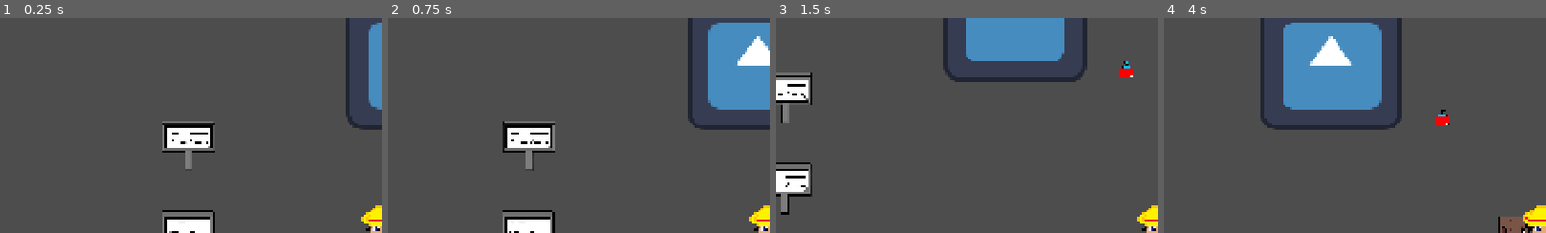
Above: before the commit, frames 1-4 (left to right).
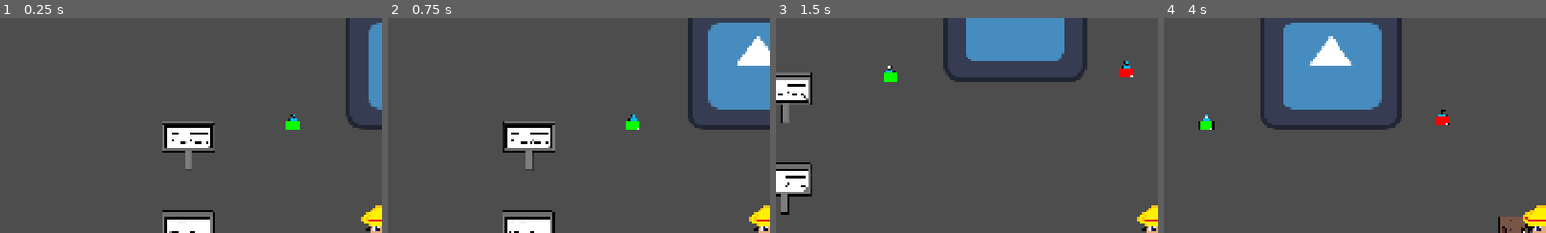
Above: after the commit, the same moments.

Repository: Poridaby/Pori-The-Game
Game: Godot game, scene res://scenes/décor_explo/Inser_ellenon.tscn
Two runs of this game, one before a commit and one after it. Both use one fixed random seed, a clock stepped at 60 frames per second and the inputs below. The engine's default icon, where the game draws it, is replaced by a stand-in: a white triangle on a blue panel in a dark square.
Inputs:
- Up to frame 1 (0.25 s): no input
- Up to frame 2 (0.75 s): tap Enter at 0.5 s; hold D (move_right) from 0.53 s (still down); tap Space (interact) at 0.6 s
- Up to frame 3 (1.5 s): release D (move_right) at 1.28 s; hold S (move_down) from 1.28 s (still down); tap Space (interact) at 1.35 s
- Up to frame 4 (4 s): release S (move_down) at 2.03 s; hold D (move_right) 2.03-2.78 s; tap Space (interact) at 2.1, 2.85, 3.6 s; hold W (move_up) 2.78-3.53 s; hold A (move_left) from 3.53 s (still down)
The pictures show only the part of the screen within x 0-50%, y 0-50%; the shares and areas given below are measured in that part.

The runs differ from the first frame. In frame 1, 0.2% of the frame differs, in the area x 74-79%, y 44-52%; in frame 2, 0.2%; in frame 3, 0.2%; in frame 4, 0.2%, in the area x 9-14%, y 44-52%.

Commit message:
deux items

Diff:
--- a/pori-the-game/scenes/décor_explo/Inser_ellenon.tscn
+++ b/pori-the-game/scenes/décor_explo/Inser_ellenon.tscn
@@ -8,6 +8,7 @@
 [ext_resource type="Resource" uid="uid://c1yqbnap2q4d8" path="res://script/dialog_box_script/dialogues/test_dialogue_2.tres" id="5_pvpg1"]
 [ext_resource type="PackedScene" uid="uid://wghtx6lijqrb" path="res://scenes/enemy_explo/Carotte_maléfique.tscn" id="5_qo2l3"]
 [ext_resource type="PackedScene" uid="uid://stiowdkn63b8" path="res://scenes/décor_explo/inventory_item.tscn" id="8_beao6"]
+[ext_resource type="Texture2D" uid="uid://b22vxog54aqkb" path="res://objet/potion_verte.png" id="8_pvpg1"]
 
 [sub_resource type="SegmentShape2D" id="SegmentShape2D_tbgi4"]
 b = Vector2(1920, 0)
@@ -72,6 +73,12 @@
 [node name="CharacterBody2D2" parent="." unique_id=1377816997 instance=ExtResource("5_qo2l3")]
 position = Vector2(960, 229)
 
+[node name="inventory_item2" parent="." unique_id=293345233 instance=ExtResource("8_beao6")]
+position = Vector2(751, 329)
+item_name = "green potion"
+item_texture = ExtResource("8_pvpg1")
+item_effect = "heal 10 pm"
+
 [node name="inventory_item" parent="." unique_id=1143526456 instance=ExtResource("8_beao6")]
 position = Vector2(1147, 321)
 
--- a/pori-the-game/script/inventory/Inventory.gd
+++ b/pori-the-game/script/inventory/Inventory.gd
@@ -18,7 +18,7 @@
 func add_item(item):
 	for i in range(inventory.size()):
 		# Check si l'item existe dans l'inventaire et matche avec le type et l'effet
-		if inventory[i] != null and inventory[i]["type"] == item["item"] and inventory[i]["effect"] == item["item"]:
+		if inventory[i] != null and inventory[i]["type"] == item["type"] and inventory[i]["effect"] == item["type"]:
 			inventory[i]["quantity"] += item["quantity"]
 			inventory_updated.emit()
 			return true
Binary file added: pori-the-game/objet/potion_verte.png
Not shown, added: pori-the-game/objet/potion_verte.png.import
